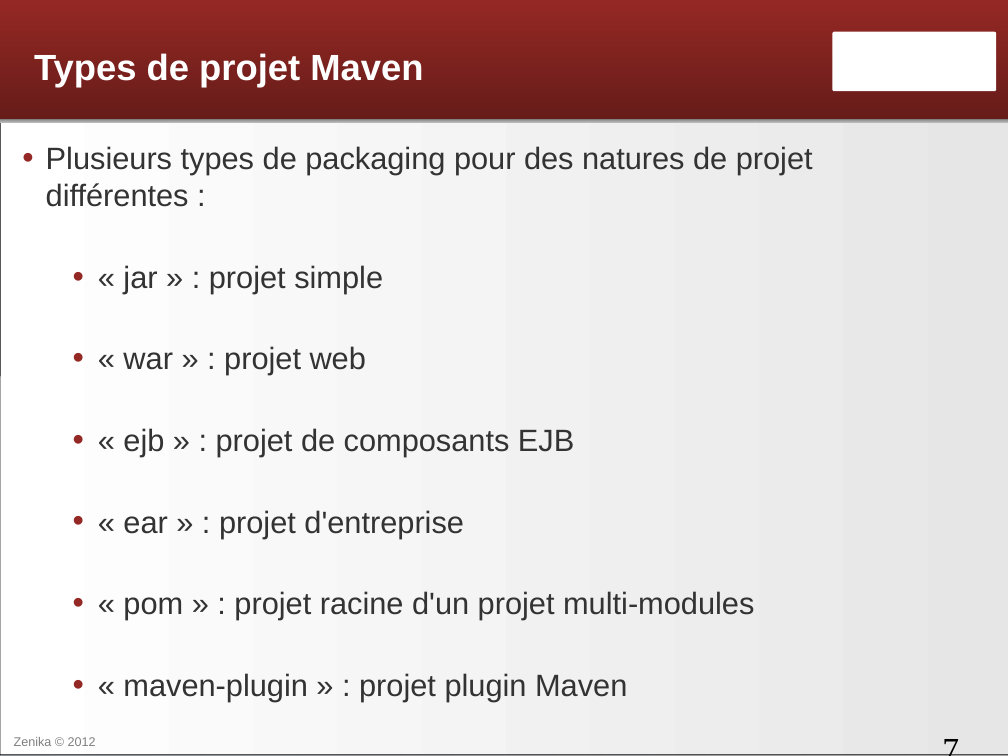
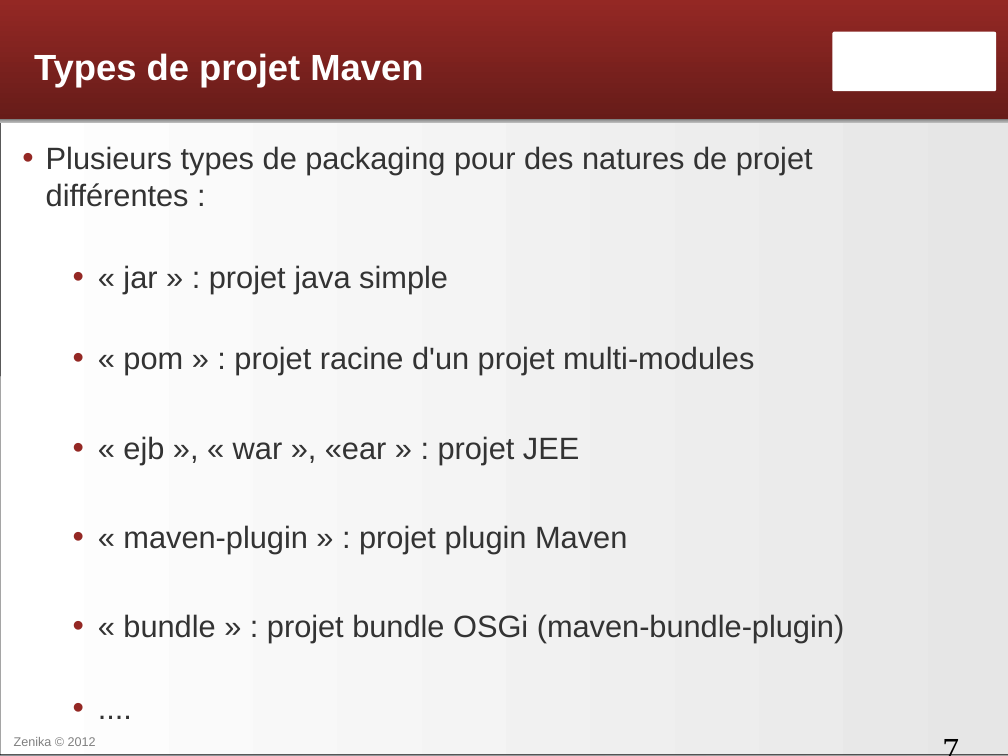
Before and after one commit to Zenika/formation-maven-osgi, a slide deck: slide 7 of Maven - 02 - The project Object model.odp. Drawn at 1008x756 pixels with LibreOffice and Linux fonts; fonts in the diff are those of the drawing; background and template pictures are left out. Boxes give left, top, right and bottom in pixels: in the first picture for what was removed or moved away, otherwise in the second. Text is boxed around its words. In the diff, an @@ line names an element or a change of style, - is before the commit and + after.

Commit message:
Ajout du type 'bundle' dans la liste de types de projets maven (Maven - 02, slide 7)

```diff
--- a/Maven - 02 - The project Object model.odp
+++ b/Maven - 02 - The project Object model.odp
@@ text at bbox=[123, 265, 448, 293]: text changed @@
-  • « jar » : projet simple
-  • « war » : projet web
-  • « ejb » : projet de composants EJB
-  • « ear » : projet d'entreprise
+  • « jar » : projet java simple
@@ text at bbox=[123, 436, 579, 464]: paragraph added @@
+  • « ejb », « war », «ear » : projet JEE
@@ text at bbox=[123, 614, 844, 643]: paragraph added @@
+  • « bundle » : projet bundle OSGi (maven-bundle-plugin)
```
Also in this commit, not shown: 1 other slide changed.
